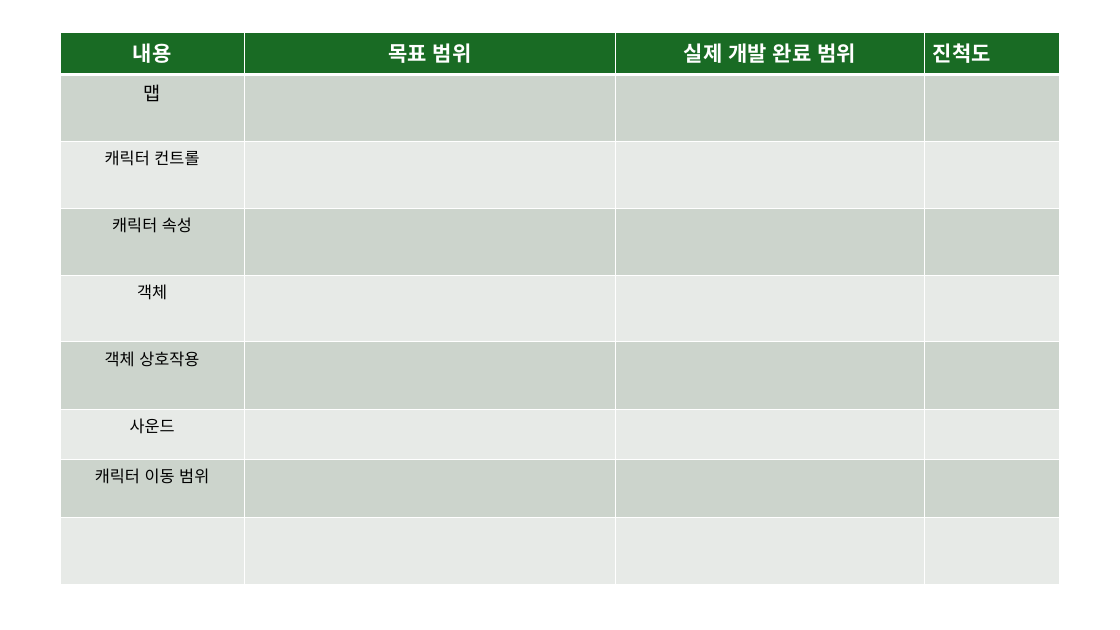
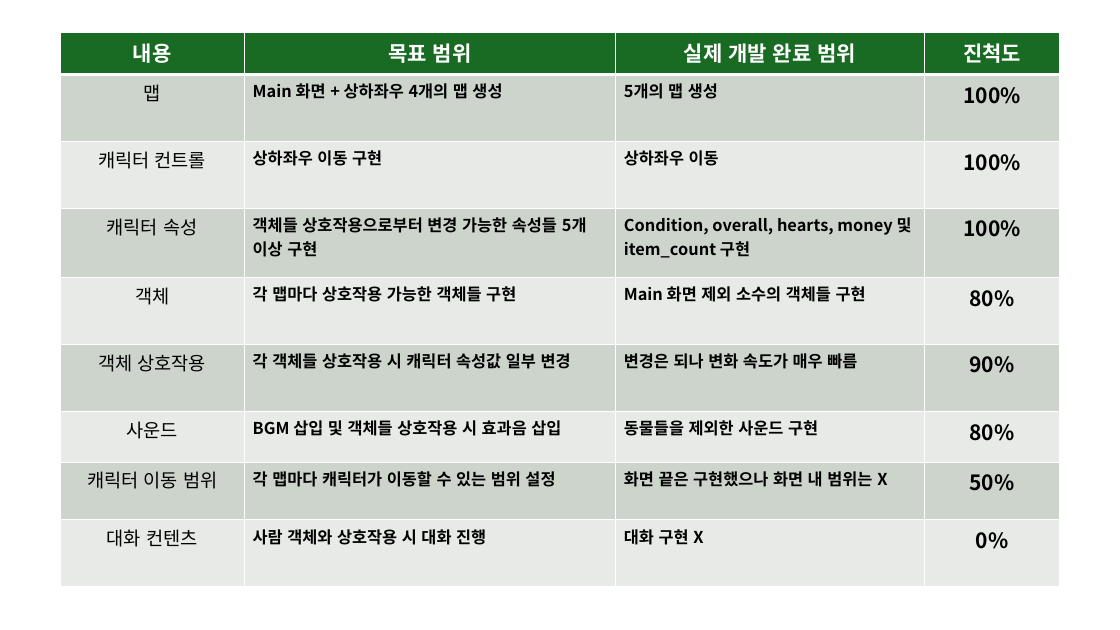
Before and after one commit to ssnghyxn-k/2DGP_PROJECT, a slide deck: slide 2 of 2DGP_PROJECT.pptx (slide 3 before the commit). Drawn at 1120x630 pixels with LibreOffice and Linux fonts; fonts in the diff are those of the drawing; background and template pictures are left out. Boxes give left, top, right and bottom in pixels: in the first picture for what was removed or moved away, otherwise in the second. Text is boxed around its words. In the diff, an @@ line names an element or a change of style, - is before the commit and + after.

```diff
--- a/2DGP_PROJECT.pptx
+++ b/2DGP_PROJECT.pptx
@@ table at (60, 33, 1060, 585) @@
-row 2: 맵 |  |  | 
+row 2: 맵 | Main 화면 + 상하좌우 4개의 맵 생성 | 5개의 맵 생성 | 100%
-row 3: 캐릭터 컨트롤 |  |  | 
+row 3: 캐릭터 컨트롤 | 상하좌우 이동 구현 | 상하좌우 이동 | 100%
-row 4: 캐릭터 속성 |  |  | 
+row 4: 캐릭터 속성 | 객체들 상호작용으로부터 변경 가능한 속성들 5개 이상 구현 | Condition, overall, hearts, money 및 item_count 구현 | 100%
-row 5: 객체 |  |  | 
+row 5: 객체 | 각 맵마다 상호작용 가능한 객체들 구현 | Main 화면 제외 소수의 객체들 구현 | 80%
-row 6: 객체 상호작용 |  |  | 
+row 6: 객체 상호작용 | 각 객체들 상호작용 시 캐릭터 속성값 일부 변경 | 변경은 되나 변화 속도가 매우 빠름 | 90%
-row 7: 사운드 |  |  | 
+row 7: 사운드 | BGM 삽입 및 객체들 상호작용 시 효과음 삽입 | 동물들을 제외한 사운드 구현 | 80%
-row 8: 캐릭터 이동 범위 |  |  | 
+row 8: 캐릭터 이동 범위 | 각 맵마다 캐릭터가 이동할 수 있는 범위 설정 | 화면 끝은 구현했으나 화면 내 범위는 X | 50%
-row 9:  |  |  | 
+row 9: 대화 컨텐츠 | 사람 객체와 상호작용 시 대화 진행 | 대화 구현 X | 0%
@@ size 14 to 16 pt, font Roboto to Noto Sans CJK KR in "캐릭터 컨트롤", "캐릭터 속성", "객체", "객체 상호작용" and 2 more places @@
@@ alignment left to centre @@
```
Also in this commit, not shown: 1 slide added, 1 slide removed, 6 other files.
